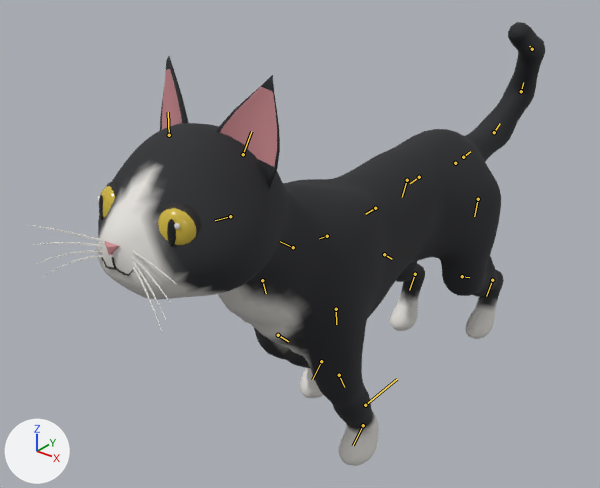
Before and after pictures for a commit that changed the glTF model models/cat/out/Cat.roblox.glb.
The view is the same before and after, from a 50 mm camera at (2.05, -3.15, 2.88) aimed at (-0.32, -0.19, 1.05). Arrows for +X, +Y and +Z are at lower left; the lights stay in place. The first picture is the older version. Both versions are drawn at frame 13 of the action 'Run'; the numbers are the values there. The bones that bend it are drawn over the model as lines.

Names of what the first picture shows: 'Cat'.
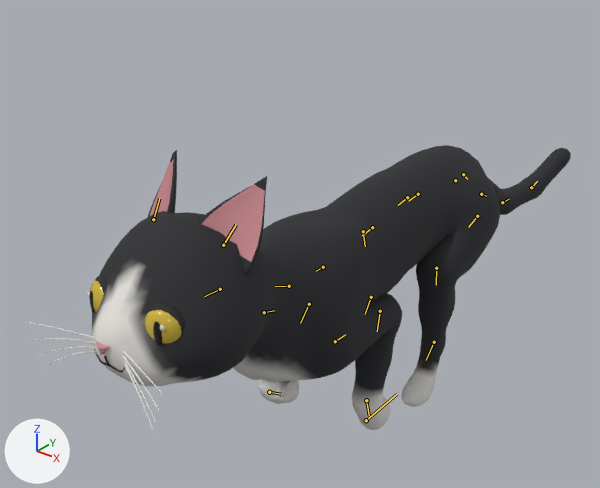
Boxes (x1, y1, x2, y2) around the edits, measured in the pictures (600 x 488 px):
'Cat', posed (35% shorter): before (29, 22, 545, 466); after (26, 145, 571, 432)
bone 'Root', root to tip: before (365, 405) to (397, 379); after (366, 420) to (397, 394)
bone 'Hips', root to tip: before (455, 163) to (454, 164); after (455, 180) to (453, 181)
bone 'Spine1', root to tip: before (419, 177) to (410, 183); after (418, 194) to (408, 201)
bone 'Spine2', root to tip: before (375, 208) to (365, 214); after (372, 227) to (362, 235)
bone 'Chest', root to tip: before (327, 236) to (319, 238); after (323, 267) to (316, 271)
bone 'Neck', root to tip: before (293, 247) to (280, 241); after (289, 286) to (275, 286)
bone 'Head', root to tip: before (230, 216) to (215, 220); after (220, 289) to (204, 296)
bone 'Ear.L', root to tip: before (243, 154) to (251, 131); after (223, 245) to (236, 224)
bone 'Ear.R', root to tip: before (169, 135) to (168, 112); after (153, 219) to (159, 198)
bone 'UpperArm.L', root to tip: before (336, 309) to (336, 324); after (335, 341) to (345, 334)
bone 'Forearm.L', root to tip: before (339, 375) to (344, 387); after (380, 311) to (377, 331)
bone 'Paw.L', root to tip: before (363, 425) to (353, 445); after (366, 400) to (369, 415)
bone 'UpperArm.R', root to tip: before (262, 280) to (266, 293); after (264, 312) to (274, 310)
bone 'Forearm.R', root to tip: before (278, 335) to (288, 341); after (309, 304) to (300, 323)
bone 'Paw.R', root to tip: before (321, 361) to (312, 379); after (269, 392) to (281, 394)
bone 'Tail1', root to tip: before (463, 157) to (470, 151); after (463, 174) to (467, 179)
bone 'Tail2', root to tip: before (494, 132) to (500, 123); after (481, 194) to (486, 196)
bone 'Tail3', root to tip: before (521, 91) to (523, 82); after (502, 202) to (509, 199)
bone 'Tail4', root to tip: before (532, 49) to (529, 46); after (531, 187) to (537, 181)
bone 'Thigh.L', root to tip: before (478, 199) to (474, 216); after (477, 216) to (468, 227)
bone 'Shin.L', root to tip: before (462, 276) to (469, 277); after (436, 268) to (436, 285)
bone 'Foot.L', root to tip: before (492, 280) to (486, 296); after (434, 342) to (426, 360)
bone 'Thigh.R', root to tip: before (407, 180) to (402, 197); after (407, 197) to (398, 205)
bone 'Shin.R', root to tip: before (384, 254) to (392, 259); after (363, 231) to (365, 246)
bone 'Foot.R', root to tip: before (415, 274) to (409, 290); after (371, 297) to (365, 314)

The edits, one by one:
Bone 'Root' (bone_root) moves from (-0.002, 0.0, 0.019) to (0.0, 0.0, -0.004).
Bone 'Hips' (bone_hips) turns from (-2, 0, -1) to (-3, 1, 0) degrees about its own x, y and z.
Bone 'Spine1' (bone_spine1) turns from (5, 0, -1) to (7, 0, 0) degrees about its own x, y and z.
Bone 'Spine2' (bone_spine2) turns from (-3, 0, 1) to (4, 0, 0) degrees about its own x, y and z.
Bone 'Chest' (bone_chest) turns from (-2, 0, 1) to (-3, -1, 0) degrees about its own x, y and z.
Bone 'Neck' (bone_neck) turns from (6, 0, 1) to (14, 0, 0) degrees about its own x, y and z.
Bone 'Head' (bone_head) turns from (-6, 0, -1) to (-14, 0, 0) degrees about its own x, y and z.
Bone 'Ear.L' (bone_ear_l) turns from (0, 0, 0) to (30, 0, 0) degrees about its own x, y and z.
Bone 'Ear.R' (bone_ear_r) turns from (0, 0, 0) to (29, 0, 0) degrees about its own x, y and z.
Bone 'UpperArm.L' (bone_upperarm_l) turns from (-19, 0, 0) to (57, 0, 0) degrees about its own x, y and z.
Bone 'Forearm.L' (bone_forearm_l) turns from (56, 0, 0) to (-64, 0, 0) degrees about its own x, y and z.
Bone 'Paw.L' (bone_paw_l) turns from (-32, 0, 0) to (66, 0, 0) degrees about its own x, y and z.
Bone 'UpperArm.R' (bone_upperarm_r) turns from (-7, 0, 0) to (41, 0, 0) degrees about its own x, y and z.
Bone 'Forearm.R' (bone_forearm_r) turns from (63, 0, 0) to (-80, 0, 0) degrees about its own x, y and z.
Bone 'Paw.R' (bone_paw_r) turns from (-50, 0, 0) to (140, 0, 0) degrees about its own x, y and z.
Bone 'Tail1' (bone_tail1) turns from (16, 0, -7) to (-37, 0, -2) degrees about its own x, y and z.
Bone 'Tail2' (bone_tail2) turns from (17, 0, -12) to (-13, 0, -4) degrees about its own x, y and z.
Bone 'Tail3' (bone_tail3) turns from (18, 0, -14) to (-1, 0, -5) degrees about its own x, y and z.
Bone 'Tail4' (bone_tail4) turns from (19, 0, -12) to (2, 0, -3) degrees about its own x, y and z.
Bone 'Thigh.L' (bone_thigh_l) turns from (16, 0, 0) to (-39, 0, 1) degrees about its own x, y and z.
Bone 'Shin.L' (bone_shin_l) turns from (10, 0, 0) to (5, 0, 0) degrees about its own x, y and z.
Bone 'Foot.L' (bone_foot_l) turns from (-20, 0, 0) to (37, 0, 0) degrees about its own x, y and z.
Bone 'Thigh.R' (bone_thigh_r) turns from (4, 0, 0) to (-52, 0, 1) degrees about its own x, y and z.
Bone 'Shin.R' (bone_shin_r) turns from (10, 0, 0) to (27, 0, 0) degrees about its own x, y and z.
Bone 'Foot.R' (bone_foot_r) turns from (-8, 0, 0) to (33, 0, 0) degrees about its own x, y and z.
